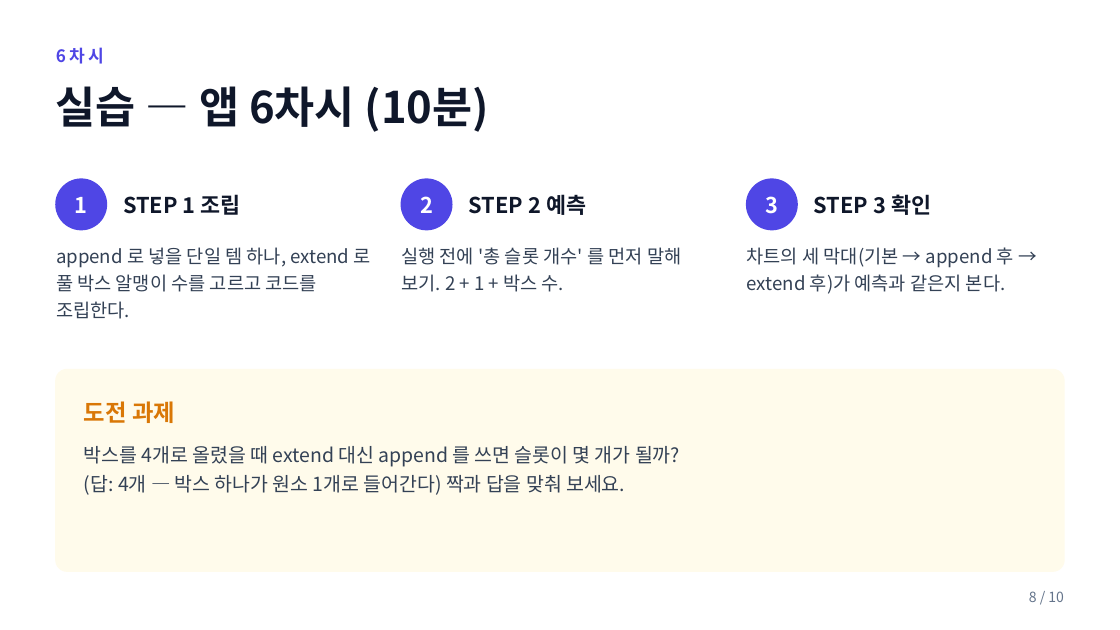
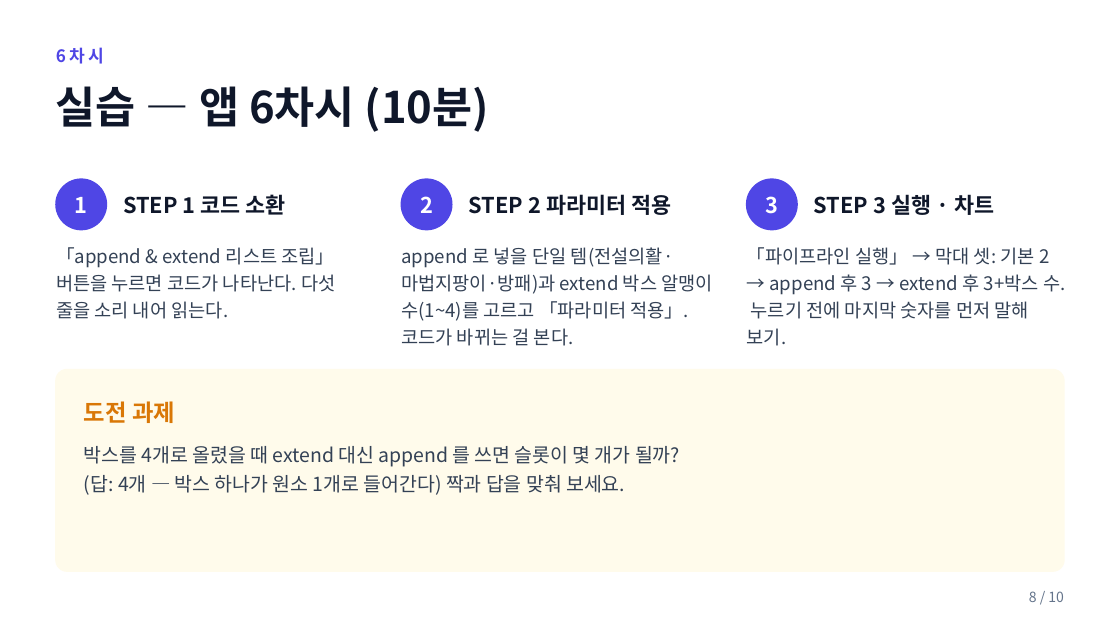
Before and after one commit to ChungChiweon/aice-quest, a slide deck: slide 8 of 강의자료/06차시_append_extend.pptx. Drawn at 1120x630 pixels with LibreOffice and Linux fonts; fonts in the diff are those of the drawing. Boxes give left, top, right and bottom in pixels: in the first picture for what was removed or moved away, otherwise in the second. Text is boxed around its words. In the diff, an @@ line names an element or a change of style, - is before the commit and + after.

```diff
--- a/강의자료/06차시_append_extend.pptx
+++ b/강의자료/06차시_append_extend.pptx
@@ text at [123,194,286,215]: text changed @@
-STEP 1 조립
+STEP 1 코드 소환
@@ text at [469,194,671,215]: text changed @@
-STEP 2 예측
+STEP 2 파라미터 적용
@@ text at [814,194,994,215]: text changed @@
-STEP 3 확인
+STEP 3 실행 · 차트
@@ text at [56,247,335,319]: text changed @@
-append 로 넣을 단일 템 하나, extend 로 풀 박스 알맹이 수를 고르고 코드를 조립한다.
+「append & extend 리스트 조립」 버튼을 누르면 코드가 나타난다. 다섯 줄을 소리 내어 읽는다.
@@ text at [401,247,712,346]: text changed @@
-실행 전에 '총 슬롯 개수' 를 먼저 말해 보기. 2 + 1 + 박스 수.
+append 로 넣을 단일 템(전설의활·마법지팡이·방패)과 extend 박스 알맹이 수(1~4)를 고르고 「파라미터 적용」. 코드가 바뀌는 걸 본다.
@@ text at [747,247,1065,346]: text changed @@
-차트의 세 막대(기본 → append 후 → extend 후)가 예측과 같은지 본다.
+「파이프라인 실행」 → 막대 셋: 기본 2 → append 후 3 → extend 후 3+박스 수. 누르기 전에 마지막 숫자를 먼저 말해 보기.
```
Also in this commit, not shown: 1 other slide changed, 4 other files.
